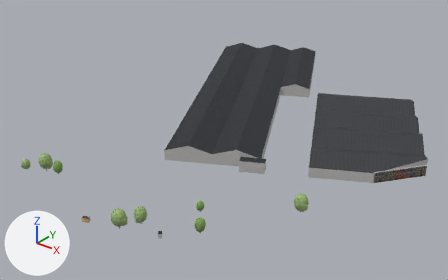
The glTF model viewer/districts/2030-haven/chunks/c_-4_6.glb, before and after one commit.
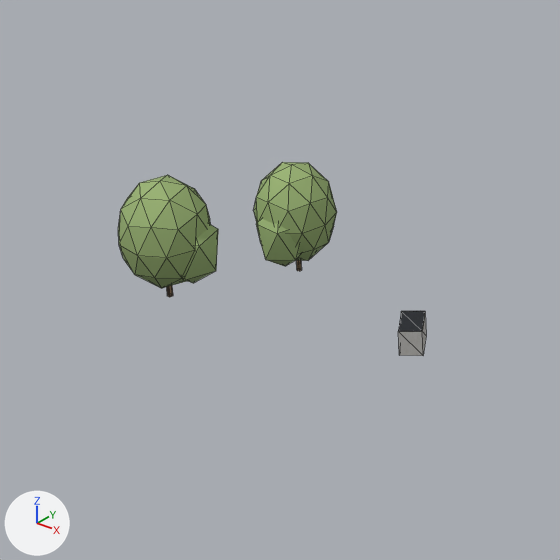
The first picture shows the older version from a 50 mm camera at (-651.0, 1386.0, 178.0) aimed at (-889.0, 1684.0, -7.0). The close-ups show the older and then the newer version on the part from 20% to 41% of the width and 64% to 97% of the height of that picture. Only the edits that show in the close-ups are written down. The lights are fixed; the arrows at lower left show +X, +Y and +Z. The close-ups show mesh edges as thin lines. Where no turn or scale is listed for an object, it has been applied to the vertices. Vertices at exactly the same position are counted once.

In view in the first close-up: 'bldg_6000069885', 'tree_round_1.001', 'tree_round_1.002' and 1 more.
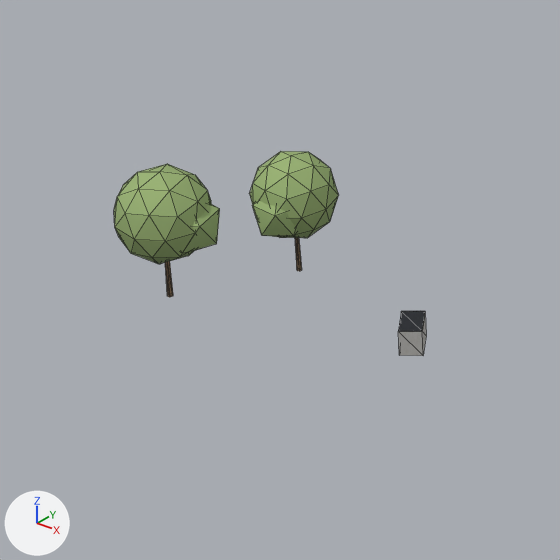
Pixel boxes [x1, y1, x2, y2] of what changed, in the close-ups (560 x 560 px; the box of a moved part takes in the faces that stretch with it):
'tree_round_1.002', reshaped, moved, rescaled (9% taller)
    before: [118, 175, 218, 297]
    after: [114, 164, 220, 297]
'tree_round_1.001', reshaped, moved, rescaled (7% wider, 10% taller)
    before: [254, 162, 337, 271]
    after: [250, 151, 339, 271]
part 1 of me_tree_round_1, moved or reshaped
    before: [118, 162, 337, 288]
    after: [114, 151, 339, 264]
part 2 of me_tree_round_1, moved or reshaped
    before: [182, 219, 300, 283]
    after: [182, 201, 297, 253]
part 3 of me_tree_round_1, moved or reshaped (mostly hidden)
    before: [167, 260, 302, 297]
    after: [165, 238, 302, 297]

The change, as a list of edits to the scene's bpy script:
```text
Change me_tree_round_1:
    used by ob_tree_round_1_001; parent = ob_trees__4_6_0; location = (-58.08, -60.39, 5.26); rotation_euler = (0.0, 0.0, -2.18), in degrees (0, 0, -125); scale = (5.09, 5.09, 5.26)
    before: 7 (-0.01, 0.03, 0.06), 8 (0.01, 0.02, 0.06), 14 (0.01, -0.02, 0.06), 20 (-0.01, -0.03, 0.06), 27 (-0.04, -0.02, 0.06)
    before: 29 (-0.04, 0.02, 0.06)
    remove me_tree_round_1.from_pydata(...)  # 66 vertices, 120 faces; spans x -0.68..0.68, y -0.7..0.7, z -1.0..1.0
    add me_tree_round_1.from_pydata(...)  # 66 vertices, 120 faces; spans x -0.67..0.67, y -0.69..0.69, z -1.0..1.0
    me_tree_round_1 part 1: the loose piece of 42 vertices spanning x -0.68..0.65, y -0.7..0.7, z -0.76..1.0 is scaled about its middle by (0.989, 0.989, 0.767), then moved by (0.0, 0.0, 0.21)
    me_tree_round_1 part 2: the loose piece of 12 vertices spanning x -0.17..0.68, y -0.13..0.68, z -0.72..0.52 is scaled about its middle by (0.989, 0.989, 0.712), then moved by (0.0, 0.0, 0.32)
    me_tree_round_1 part 3
    add for i in [7, 8, 14, 20, 27, 29]: me_tree_round_1.vertices[i].co += Vector((0.0, 0.0, -0.35))
Change ob_tree_round_1_001:
    ob_tree_round_1_001.location: (-58.08, -60.39, 5.26) -> (-58.08, -60.39, 5.716)
    ob_tree_round_1_001.scale: (5.09, 5.09, 5.26) -> (5.49, 5.49, 5.72)
Change ob_tree_round_1_002:
    ob_tree_round_1_002.location: (-63.68, -69.94, 5.71) -> (-63.68, -69.94, 6.151)
    ob_tree_round_1_002.scale: (5.76, 5.76, 5.71) -> (6.15, 6.15, 6.15)
```
